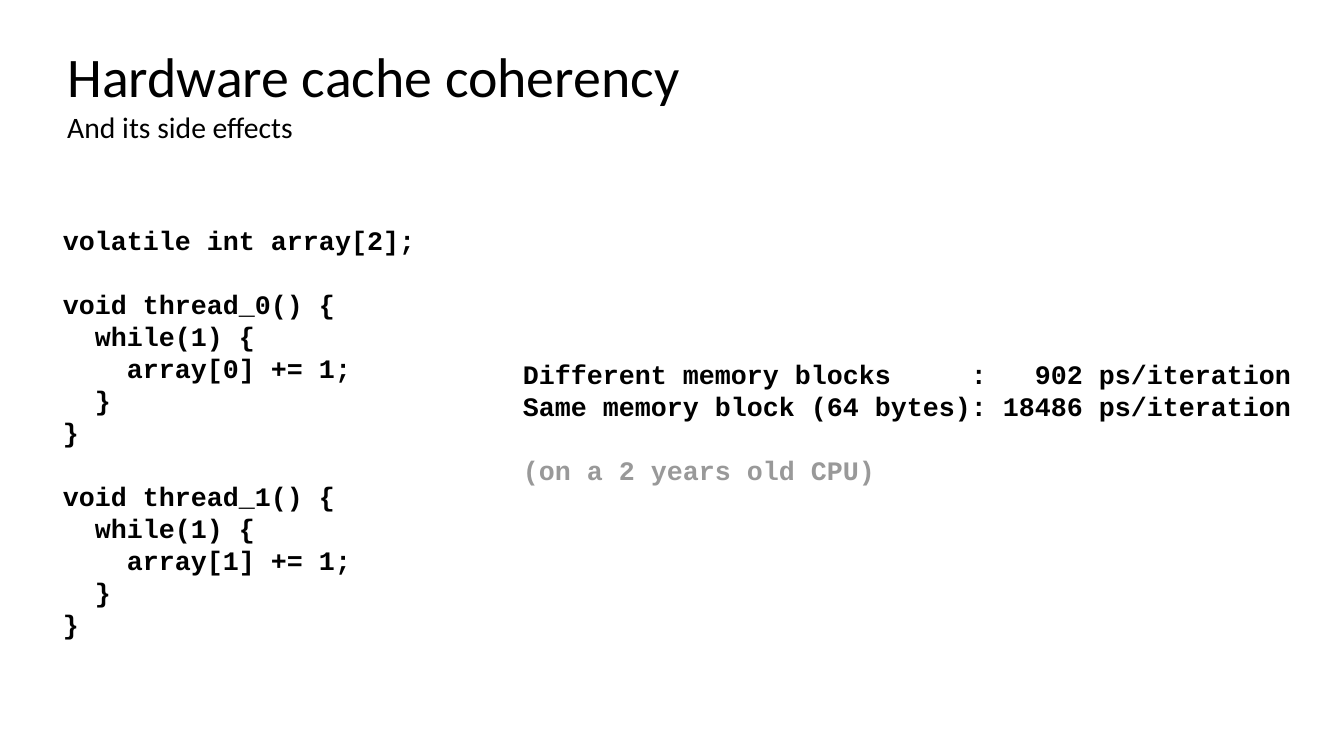
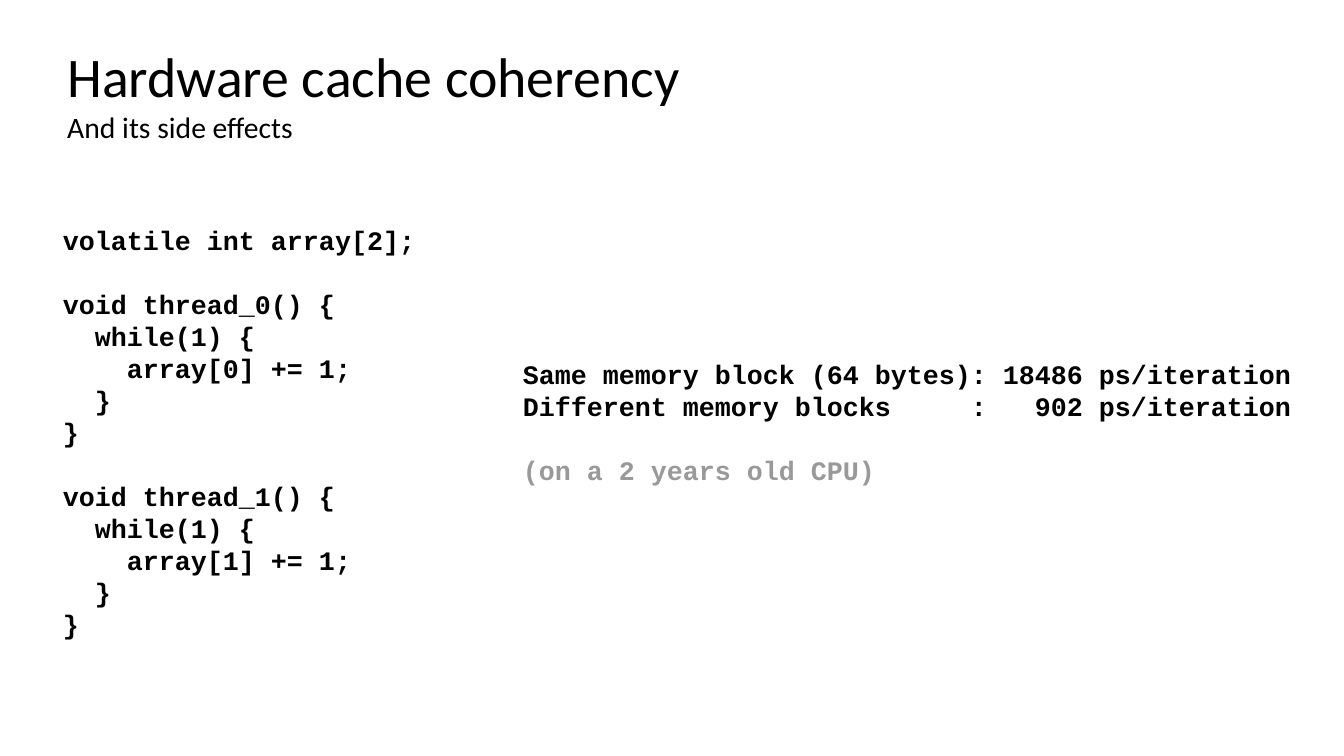
Before and after one commit to SpinalHDL/SpinalDoc, a slide deck: slide 20 of presentation/en/37c3_271223/37c3_271223.odp (slide 23 before the commit). Drawn at 1344x756 pixels with LibreOffice and Linux fonts; fonts in the diff are those of the drawing. Boxes give left, top, right and bottom in pixels: in the first picture for what was removed or moved away, otherwise in the second. Text is boxed around its words. In the diff, an @@ line names an element or a change of style, - is before the commit and + after.

```diff
--- a/presentation/en/37c3_271223/37c3_271223.odp
+++ b/presentation/en/37c3_271223/37c3_271223.odp
@@ text at [523,366,1291,390]: paragraph added @@
+Same memory block (64 bytes): 18486 ps/iteration
@@ text at [523,398,1291,422]: paragraph removed @@
-Same memory block (64 bytes): 18486 ps/iteration
```
Also in this commit, not shown: 20 other slides changed, 5 slides added, 2 other files.
